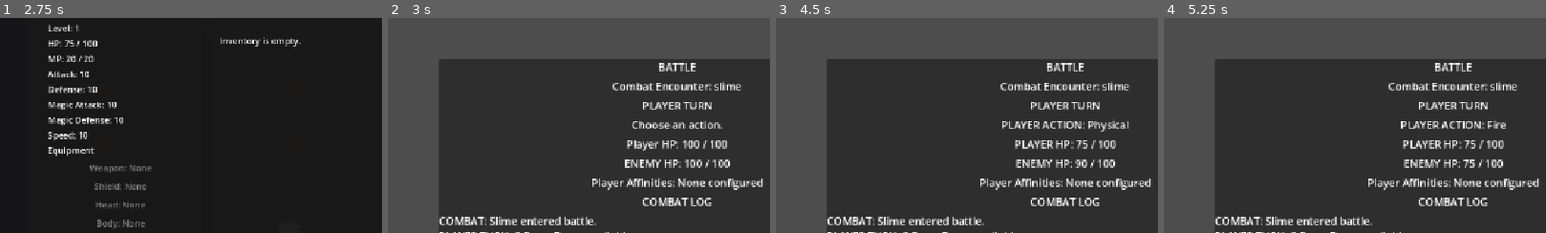
Above: before the commit, frames 1-4 (left to right).
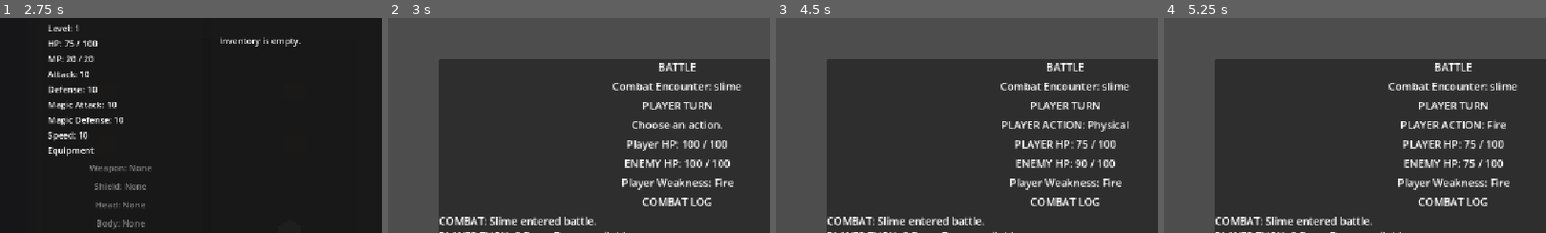
Above: after the commit, the same moments.

Repository: salexume94-pixel/Scripts
Game: Godot game, scene res://scenes/World.tscn
Two runs of this game, one before a commit and one after it. Both use one fixed random seed, a clock stepped at 60 frames per second and the inputs below.
Inputs:
- Up to frame 1 (2.75 s): tap Enter at 0.5 s; hold Right (ui_right) 0.53-1.28 s; tap E at 0.6 s; hold Down (ui_down) 1.28-2 s; tap I at 1.35 s; click "Test Damage (-25 HP)" at 2 s
- Up to frame 2 (3 s): click "Test Battle (Slime)" at 2.75 s
- Up to frame 3 (4.5 s): click "Cycle Weakness" at 3.5 s; click "Attack" at 4.25 s
- Up to frame 4 (5.25 s): click "Fire" at 5 s
The pictures show only the part of the screen within x 12-62%, y 0-50%; the shares and areas given below are measured in that part.

Frame 1 is identical in both runs. In frame 2, 1.2% of the frame differs, in the area x 53-98%, y 74-80%; in frame 3, 1.2%; in frame 4, 1.2%.
Error in both runs: Invalid call. Nonexistent function 'get_player_weakness_debug' in base 'Node (combat_manager.gd)'. (res://combat/battle.gd:88)

Commit message:
Connect Player weakness cycle button

Diff:
--- a/scenes/Battle.tscn
+++ b/scenes/Battle.tscn
@@ -53,7 +53,7 @@
 horizontal_alignment = 1
 [node name="PlayerAffinityLabel" type="Label" parent="CenterContainer/Panel/VBoxContainer"]
 layout_mode = 2
-text = "Player Affinities: None configured"
+text = "Player Weakness: Fire"
 horizontal_alignment = 1
 [node name="CombatLogTitle" type="Label" parent="CenterContainer/Panel/VBoxContainer"]
 layout_mode = 2
@@ -67,7 +67,7 @@
 fit_content = false
 [node name="PressTurnLabel" type="Label" parent="CenterContainer/Panel/VBoxContainer"]
 layout_mode = 2
-text = "Press Turns: ● ● ● ●"
+text = "Press Turns: ● ●"
 horizontal_alignment = 1
 [node name="WeaknessControls" type="HBoxContainer" parent="CenterContainer/Panel/VBoxContainer"]
 layout_mode = 2
@@ -104,6 +104,7 @@
 [node name="RunButton" type="Button" parent="CenterContainer/Panel/VBoxContainer/ActionButtons"]
 layout_mode = 2
 text = "Run"
+[connection signal="pressed" from="CenterContainer/Panel/VBoxContainer/WeaknessControls/CycleWeaknessButton" to="." method="_on_cycle_weakness_pressed"]
 [connection signal="pressed" from="CenterContainer/Panel/VBoxContainer/ActionButtons/AttackButton" to="." method="_on_attack_pressed"]
 [connection signal="pressed" from="CenterContainer/Panel/VBoxContainer/ActionButtons/FireButton" to="." method="_on_fire_pressed"]
 [connection signal="pressed" from="CenterContainer/Panel/VBoxContainer/ActionButtons/CriticalTestButton" to="." method="_on_critical_test_pressed"]
